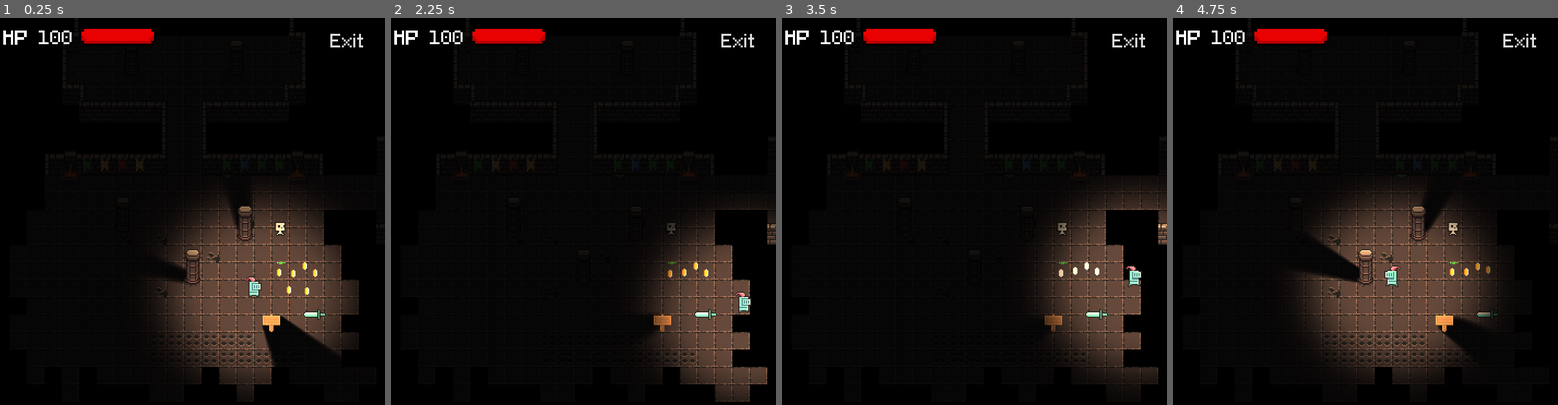
Above: before the commit, frames 1-4 (left to right).
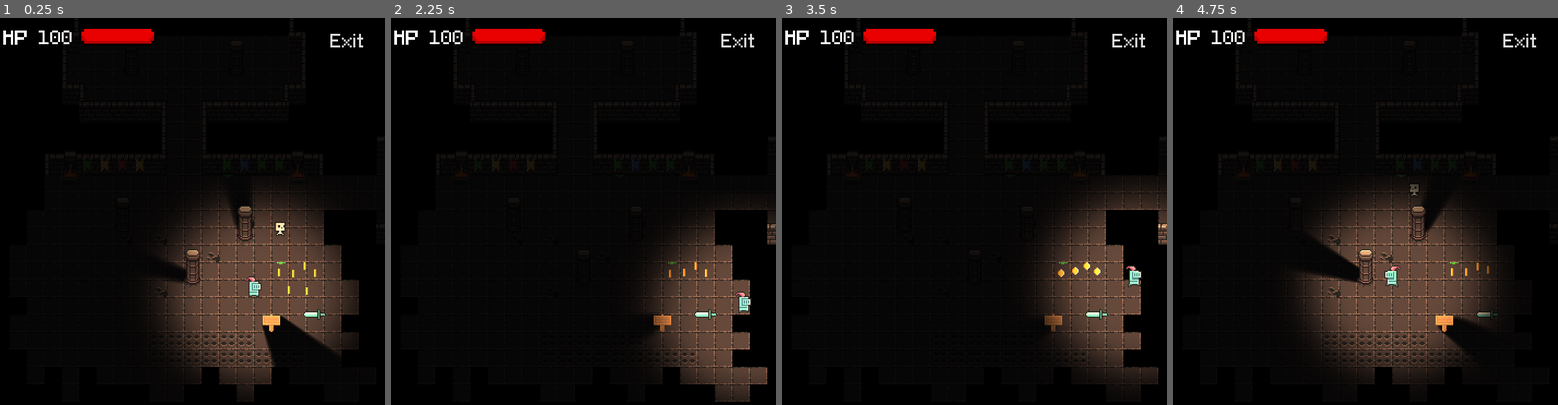
Above: after the commit, the same moments.

Repository: ginestopo/Dungeon-game
Game: Godot game, scene res://scenes/test_level.tscn
Same seed, same stepped clock (60 frames per second), same inputs: the game is played once before the commit and once after it.
Inputs:
- Up to frame 1 (0.25 s): no input
- Up to frame 2 (2.25 s): hold Right (ui_right) 0.53-1.28 s; hold E (interact) 0.53-1.28 s; tap Space (ui_select) at 0.77, 1.52 s; hold Down (ui_down) 1.28-2.03 s; tap Shift (sprint) at 1.35 s; hold Right (ui_right) from 2.03 s (still down); hold E (interact) from 2.03 s (still down)
- Up to frame 3 (3.5 s): release Right (ui_right) at 2.78 s; release E (interact) at 2.78 s; hold Up (ui_up) from 2.78 s (still down); tap Shift (sprint) at 2.85 s; tap Space (ui_select) at 3.02 s
- Up to frame 4 (4.75 s): release Up (ui_up) at 3.53 s; hold E (interact) 3.53-4.28 s; hold Left (ui_left) from 3.53 s (still down); tap Space (ui_select) at 3.77, 4.52 s; tap Shift (sprint) at 4.35 s

The runs differ from the first frame. In frame 1, less than 0.1% of the frame differs, in the area x 71-83%, y 63-72%; in frame 2, 0.1%; in frame 3, 0.1%; in frame 4, 0.2%, in the area x 61-83%, y 42-67%.

Commit message:
Shyguy implemented!
Shyguy implemented!

Diff:
--- a/project.godot
+++ b/project.godot
@@ -49,7 +49,7 @@
 "Demon": "res://0x72_DungeonTilesetII_v1.4/frames/big_demon_idle_anim_f1.png",
 "Main": "",
 "Player": "res://0x72_DungeonTilesetII_v1.4/frames/knight_f_idle_anim_f0.png",
-"ShyGuy": "",
+"ShyGuy": "res://0x72_DungeonTilesetII_v1.4/frames/skelet_idle_anim_f0.png",
 "Sword1": "res://0x72_DungeonTilesetII_v1.4/frames/weapon_regular_sword.png",
 "camera": ""
 }
--- a/scenes/MOBS/Demon/enemy.gd
+++ b/scenes/MOBS/Demon/enemy.gd
@@ -72,7 +72,6 @@
 	if(health>0):
 		if area is Sword1:
 			$damaged.play()
-			print("hit by sword1, health:", health)
 			$AnimationPlayer.play("damaged")
 			health -= 30
 			$health_bar/ProgressBar.value = health
@@ -80,18 +79,16 @@
 			if(health < 100): $health_bar.visible = true
 
 			if(health <= 0):
-				print("dying")
 				$AnimationPlayer.play("dying")
 
 
 func destroy_node():
-	print("destroyed")
 	queue_free()
 
 
 
 func _on_VisibilityEnabler2D_viewport_exited(viewport):
-	print("exited")
+	pass
 
 func _disable_collision() -> void:
 	$CollisionShape2D.one_way_collision = true
--- a/scenes/MOBS/Shy Guy/shy_guy.gd
+++ b/scenes/MOBS/Shy Guy/shy_guy.gd
@@ -1,16 +1,51 @@
 extends KinematicBody2D
 class_name ShyGuy , "res://0x72_DungeonTilesetII_v1.4/frames/skelet_idle_anim_f0.png"
 
-# Declare member variables here. Examples:
-# var a = 2
-# var b = "text"
+
+onready var state_machine = $Animation/AnimationTree.get("parameters/playback")
+
+var rng = RandomNumberGenerator.new()
+var velocity = Vector2(0,0)
+var speed = 50
+var not_started_moving = true #moving time not started
+var not_started_idle = true
 
 
-# Called when the node enters the scene tree for the first time.
 func _ready():
-	pass # Replace with function body.
+	rng.randomize()
+	$timers/timer_idle.wait_time = rng.randf_range(1,3)
+	$timers/timer_idle.start()
 
 
-# Called every frame. 'delta' is the elapsed time since the previous frame.
-#func _process(delta):
-#	pass
+func _process(delta):
+	if !not_started_idle:
+		print("timer idle left:", $timers/timer_idle.time_left)
+	else:
+		print("timer moving left:", $timers/timer_moving.time_left)
+
+	if $timers/timer_idle.time_left == 0:
+		if not_started_moving:
+			state_machine.travel("run")
+			not_started_moving = false
+			not_started_idle = true
+			velocity = Vector2(rng.randi_range(-1,1),rng.randi_range(-1,1))
+			$timers/timer_moving.wait_time = rng.randi_range(1,3)
+			$timers/timer_moving.start()
+
+			if(velocity.x < 0):
+				self.scale.x = -1
+			else:
+				self.scale.x = 1
+
+
+		if $timers/timer_moving.time_left == 0:
+			velocity = Vector2(0,0)
+			if not_started_idle:
+				state_machine.travel("idle")
+				$timers/timer_idle.wait_time = rng.randi_range(1,5)
+				$timers/timer_idle.start()
+				not_started_idle = false
+				not_started_moving = true
+
+
+	velocity = move_and_slide(velocity.normalized()*speed)
--- a/scenes/MOBS/Shy Guy/shy_guy.tscn
+++ b/scenes/MOBS/Shy Guy/shy_guy.tscn
@@ -70,11 +70,14 @@
 states/run/node = SubResource( 6 )
 states/run/position = Vector2( 737, 90 )
 transitions = [ "idle", "run", SubResource( 7 ), "run", "idle", SubResource( 8 ) ]
+start_node = "idle"
 graph_offset = Vector2( -3, -28 )
 
 [sub_resource type="AnimationNodeStateMachinePlayback" id=10]
 
 [node name="shy_guy" type="KinematicBody2D"]
+collision_layer = 2
+collision_mask = 5
 script = ExtResource( 1 )
 
 [node name="CollisionShape2D" type="CollisionShape2D" parent="."]
@@ -88,7 +91,7 @@
 [node name="AnimatedSprite" type="AnimatedSprite" parent="Animation"]
 frames = SubResource( 2 )
 animation = "run"
-frame = 3
+frame = 6
 
 [node name="animations" type="AnimationPlayer" parent="Animation"]
 anims/idle = SubResource( 3 )
@@ -99,3 +102,12 @@
 anim_player = NodePath("../animations")
 active = true
 parameters/playback = SubResource( 10 )
+
+[node name="timers" type="Node2D" parent="."]
+
+[node name="timer_idle" type="Timer" parent="timers"]
+one_shot = true
+
+[node name="timer_moving" type="Timer" parent="timers"]
+wait_time = 2.0
+one_shot = true
--- a/scenes/MOBS/character/character.gd
+++ b/scenes/MOBS/character/character.gd
@@ -60,7 +60,7 @@
 	get_input()
 	set_animation()
 	collisions()
-	move_and_slide(velocity)
+	velocity = move_and_slide(velocity)
 
 
 
--- a/scenes/objects/coin/Coin.gd
+++ b/scenes/objects/coin/Coin.gd
@@ -26,7 +26,6 @@
 
 func _on_Area2D_body_entered(body):
 	if(body.name == "Player"):
-		print("taken")
 		$AnimationPlayer.play("taken")
 
 
--- a/scenes/objects/coin/Coin.tscn
+++ b/scenes/objects/coin/Coin.tscn
@@ -89,7 +89,7 @@
 
 [node name="AnimatedSprite" type="AnimatedSprite" parent="."]
 frames = SubResource( 1 )
-frame = 2
+frame = 1
 playing = true
 
 [node name="Area2D" type="Area2D" parent="."]
--- a/scenes/objects/traps/spikes/spikes.tscn
+++ b/scenes/objects/traps/spikes/spikes.tscn
@@ -141,6 +141,7 @@
 
 [node name="damage_area" type="Area2D" parent="."]
 position = Vector2( 0, 8 )
+monitorable = false
 collision_layer = 4
 
 [node name="CollisionShape2D" type="CollisionShape2D" parent="damage_area"]
